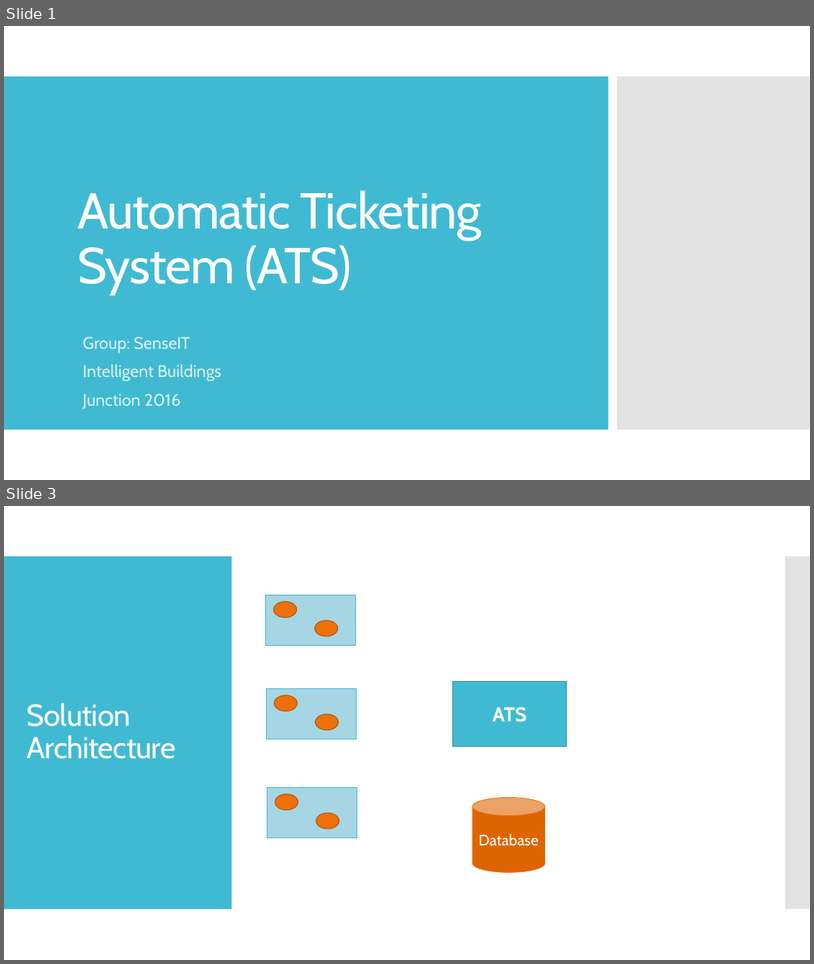
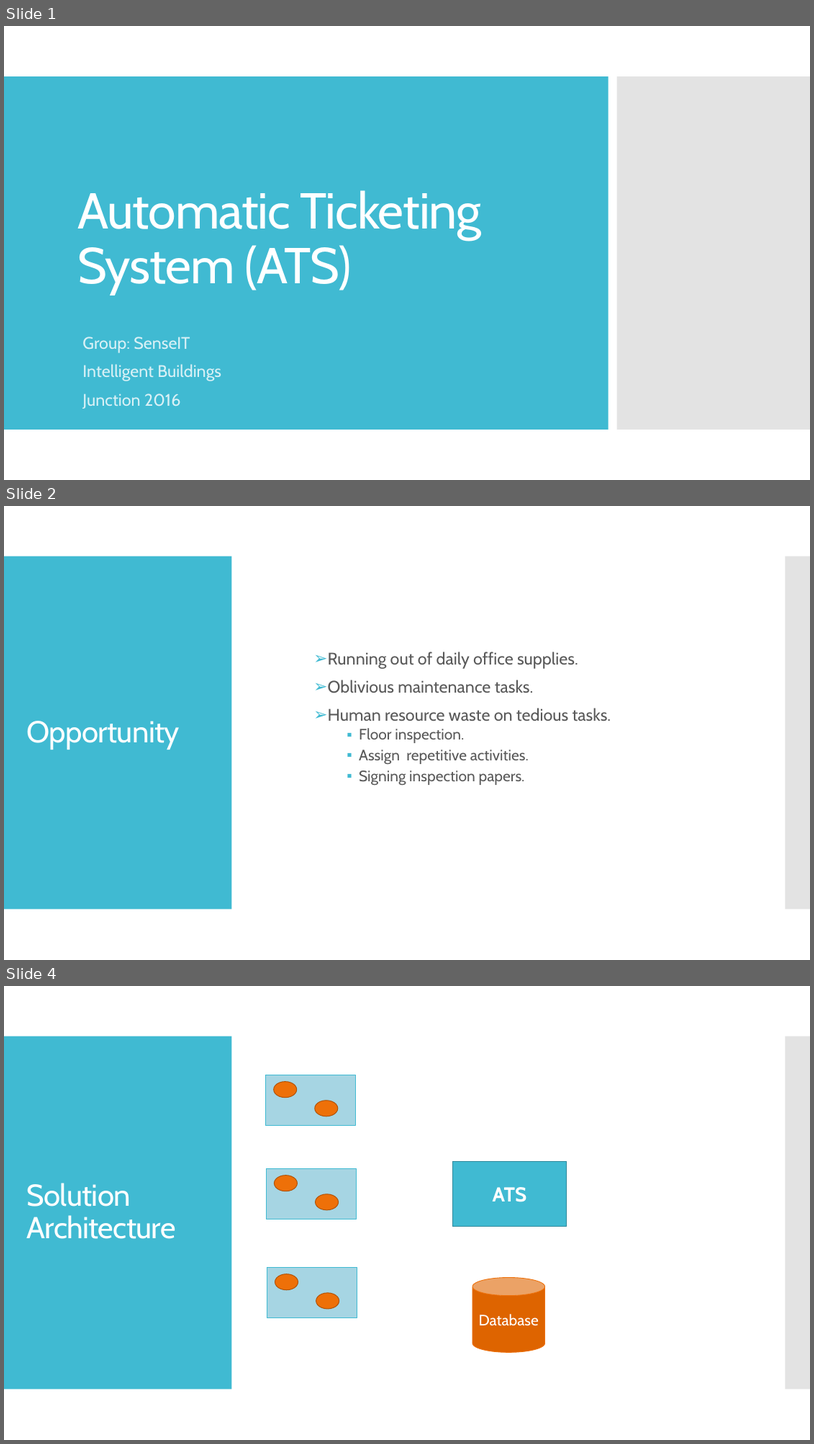
Before and after one commit to k4rriL/ATS, a slide deck: Presentation/Automatic Ticketing System (ATS).pptx. Shown one above the other, each under a label of ours: slides 1 and 3 before the commit, slides 1, 2 and 4 after it; the slides between them are not shown. The pictures are 814x964 and 814x1444 pixels, drawn with LibreOffice and Linux fonts; fonts in the diff are those of the drawing. Boxes give left, top, right and bottom in pixels: in the first picture for what was removed or moved away, otherwise in the second. Text is boxed around its words. In the diff, an @@ line names an element or a change of style, - is before the commit and + after.

```diff
--- a/Presentation/Automatic Ticketing System (ATS).pptx
+++ b/Presentation/Automatic Ticketing System (ATS).pptx
@@ slide 2 added at <box>4,506,810,960</box>, background #FFFFFF; not listed: 2 template elements that a slide beside it also shows @@
@@ text added at <box>328,651,612,785</box>, 20 pt, text #595959 @@
+➢ Running out of daily office supplies.
+➢ Oblivious maintenance tasks.
+➢ Human resource waste on tedious tasks.
+  ▪ Floor inspection.
+  ▪ Assign repetitive activities.
+  ▪ Signing inspection papers.
@@ title added at <box>27,721,180,749</box>, 36 pt, text #FFFFFF @@
+Opportunity
@@ what was slide 3 is now slide 4 @@
```
Also in this commit, not shown: 2 other slides added, 2 slides removed.
